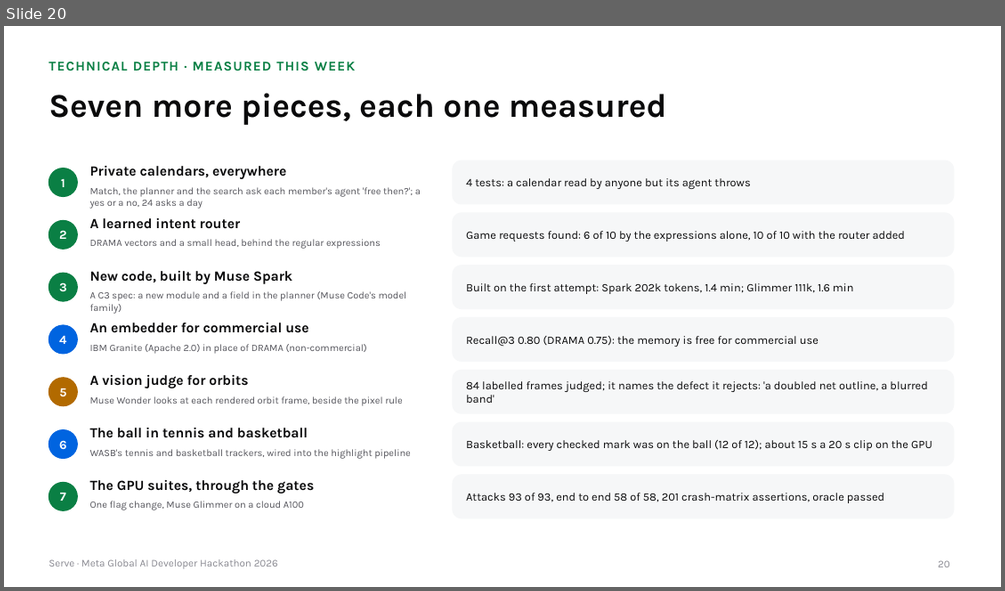
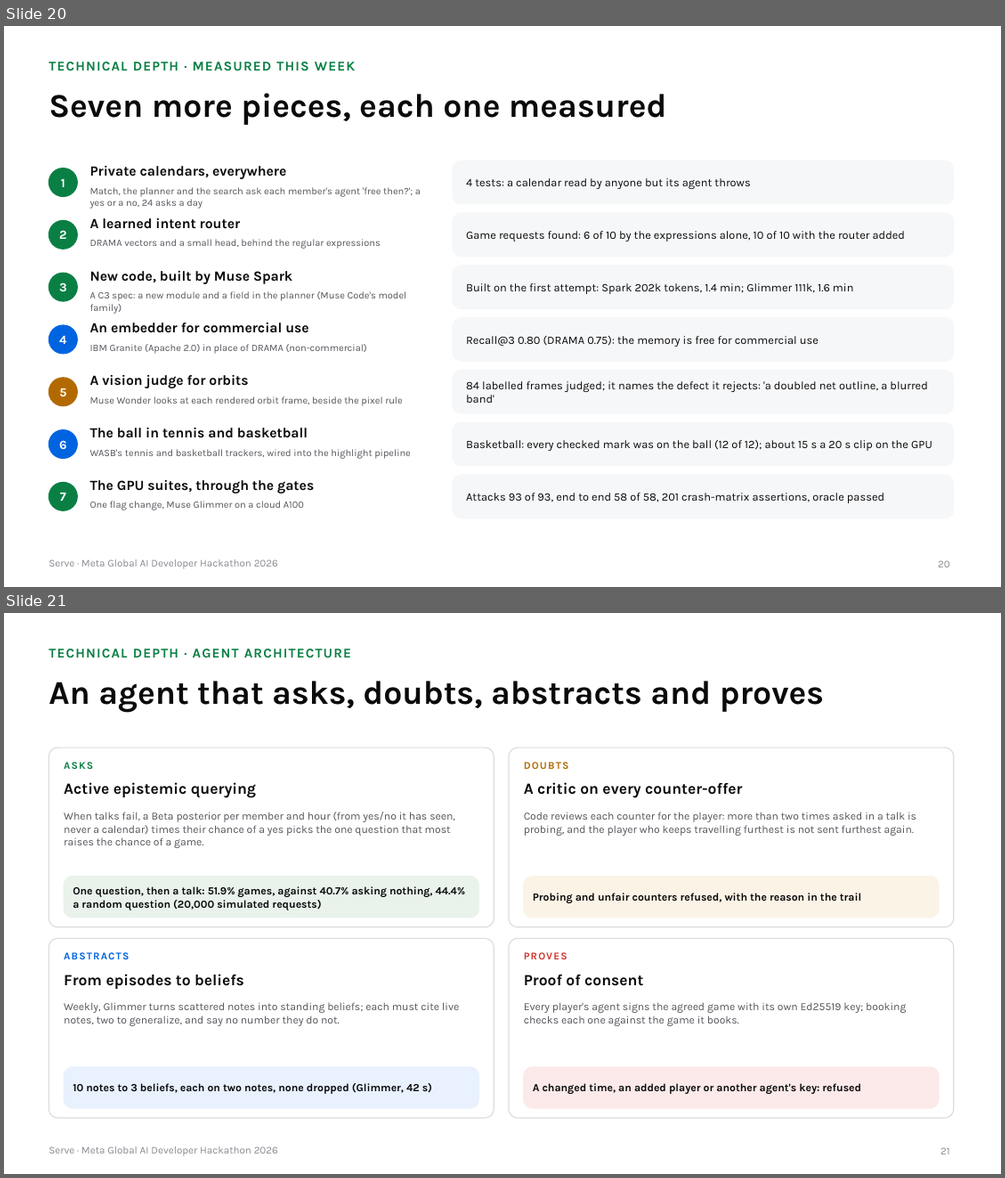
Before and after one commit to gino6178/serve-meta-hackathon, a slide deck: video/deck/Serve_Meta_deck.pptx. Shown one above the other, each under a label of ours: slide 20 before the commit, slides 20 and 21 after it. The pictures are 1005x591 and 1005x1178 pixels, drawn with LibreOffice and Linux fonts; fonts in the diff are those of the drawing. Boxes give left, top, right and bottom in pixels: in the first picture for what was removed or moved away, otherwise in the second. Text is boxed around its words. In the diff, an @@ line names an element or a change of style, - is before the commit and + after.

```diff
--- a/video/deck/Serve_Meta_deck.pptx
+++ b/video/deck/Serve_Meta_deck.pptx
@@ slide 21 added at (4, 613, 1001, 1174), background #FFFFFF; not listed: 1 template element that a slide beside it also shows @@
@@ text added at (48, 649, 351, 657), 13 pt, text #0A7F44, bold @@
+TECHNICAL DEPTH · AGENT ARCHITECTURE
@@ title added at (48, 681, 824, 713), 32 pt, text #0A0A0B, bold @@
+An agent that asks, doubts, abstracts and proves
@@ rounded rectangle added at (48, 747, 494, 927), fill #FFFFFF, outline #DCDCE0 1 pt @@
@@ text added at (64, 762, 93, 769), 10 pt, text #0A7F44, bold @@
+ASKS
@@ rounded rectangle added at (509, 747, 954, 927), fill #FFFFFF, outline #DCDCE0 1 pt @@
@@ text added at (524, 762, 569, 769), 10 pt, text #B26A00, bold @@
+DOUBTS
@@ text added at (64, 782, 256, 798), 15 pt, text #0A0A0B, bold @@
+Active epistemic querying
@@ text added at (524, 782, 742, 798), 15 pt, text #0A0A0B, bold @@
+A critic on every counter-offer
@@ text added at (64, 811, 455, 848), 10.5 pt, text #55555C @@
+When talks fail, a Beta posterior per member and hour (from yes/no it has seen, never a calendar) times their chance of a yes picks the one question that most raises the chance of a game.
@@ text added at (524, 811, 916, 835), 10.5 pt, text #55555C @@
+Code reviews each counter for the player: more than two times asked in a talk is probing, and the player who keeps travelling furthest is not sent furthest again.
@@ rounded rectangle added at (64, 876, 479, 917), fill #E9F3EC, outline #E9F3EC 1 pt @@
@@ rounded rectangle added at (524, 876, 938, 917), fill #FBF3E6, outline #FBF3E6 1 pt @@
@@ text added at (73, 886, 466, 910), 10.5 pt, text #0A0A0B, bold @@
+One question, then a talk: 51.9% games, against 40.7% asking nothing, 44.4% a random question (20,000 simulated requests)
@@ text added at (533, 892, 861, 903), 10.5 pt, text #0A0A0B, bold @@
+Probing and unfair counters refused, with the reason in the trail
@@ rounded rectangle added at (48, 938, 494, 1118), fill #FFFFFF, outline #DCDCE0 1 pt @@
@@ text added at (64, 952, 129, 959), 10 pt, text #0064E0, bold @@
+ABSTRACTS
@@ rounded rectangle added at (509, 938, 954, 1118), fill #FFFFFF, outline #DCDCE0 1 pt @@
@@ text added at (524, 952, 567, 959), 10 pt, text #D1352B, bold @@
+PROVES
@@ text added at (64, 973, 244, 989), 15 pt, text #0A0A0B, bold @@
+From episodes to beliefs
@@ text added at (524, 974, 643, 986), 15 pt, text #0A0A0B, bold @@
+Proof of consent
@@ text added at (64, 1002, 459, 1026), 10.5 pt, text #55555C @@
+Weekly, Glimmer turns scattered notes into standing beliefs; each must cite live notes, two to generalize, and say no number they do not.
@@ text added at (524, 1002, 906, 1026), 10.5 pt, text #55555C @@
+Every player's agent signs the agreed game with its own Ed25519 key; booking checks each one against the game it books.
@@ rounded rectangle added at (64, 1067, 479, 1108), fill #E8F1FD, outline #E8F1FD 1 pt @@
@@ text added at (73, 1083, 432, 1094), 10.5 pt, text #0A0A0B, bold @@
+10 notes to 3 beliefs, each on two notes, none dropped (Glimmer, 42 s)
@@ rounded rectangle added at (524, 1067, 938, 1108), fill #FBEAE9, outline #FBEAE9 1 pt @@
@@ text added at (533, 1083, 861, 1094), 10.5 pt, text #0A0A0B, bold @@
+A changed time, an added player or another agent's key: refused
@@ page number added at (940, 1147, 950, 1154), 10 pt, text #8A8A92 @@
+21
```
Also in this commit, not shown: 2 slides changed, 6 other files.
